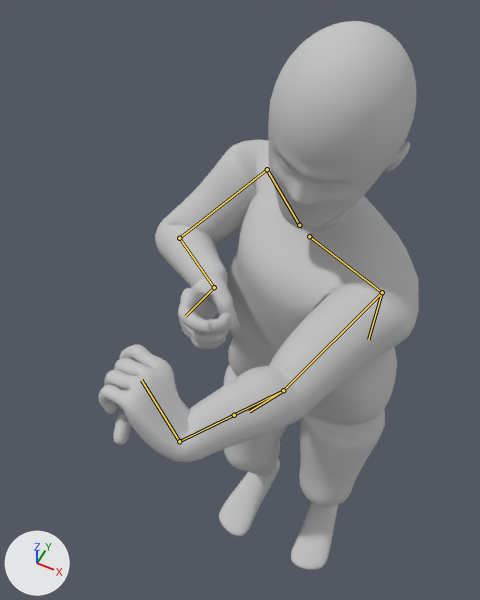
What one commit did to the Blender file character-base/characters/dwarf_blank/dwarf_blank.blend.
Camera for both pictures: a camera (50 mm lens) standing at (0.237, -0.792, 1.702) and looking at (-0.136, -0.047, 0.77). The lights are fixed; the arrows at lower left show +X, +Y and +Z. The picture after the commit comes second. Both versions are drawn at frame 28 of the action 'rifle_aim'; the numbers are the values there. The bones that change are drawn over the model as lines.

Names of what the first picture shows: 'Foot_L', 'Foot_R', 'Forearm_L', 'Forearm_R', 'Hand_L', 'Hand_R', 'Head', 'Pelvis', 'Thigh_L', 'Torso', 'UpperArm_L', 'UpperArm_R' and 4 more.
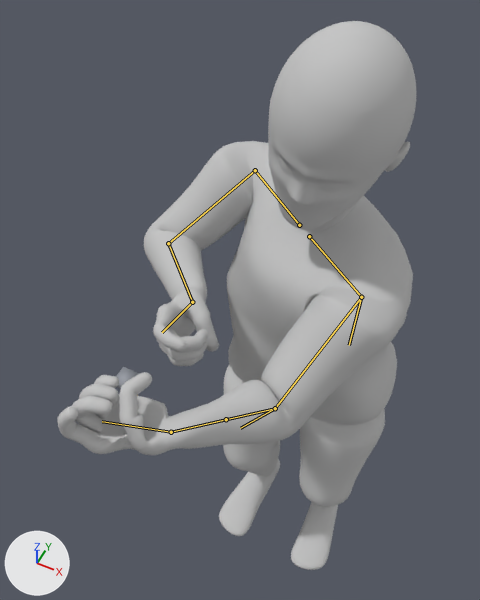
What differs and where, as boxes [x1, y1, x2, y2] in the pictures (480 x 600 px):
'Torso', posed
    before: [227, 142, 419, 393]
    after: [227, 144, 413, 393]
'UpperArm_L', posed (19% taller)
    before: [270, 283, 419, 417]
    after: [261, 276, 413, 435]
'Hand_L', posed (29% wider, 28% shorter)
    before: [98, 344, 190, 461]
    after: [57, 372, 176, 456]
'Forearm_L', posed (29% shorter)
    before: [177, 365, 304, 462]
    after: [168, 380, 293, 449]
'UpperArm_R', posed (10% wider)
    before: [157, 139, 268, 244]
    after: [146, 141, 268, 250]
'Hand_R', posed (6% wider)
    before: [178, 270, 240, 349]
    after: [153, 285, 219, 366]
'Forearm_R', posed (12% narrower, 13% taller)
    before: [155, 225, 227, 287]
    after: [144, 230, 207, 300]
bone 'clavicle_L', root to tip
    before: (309, 236) to (382, 292)
    after: (309, 236) to (361, 297)
bone 'upperarm_L', root to tip
    before: (382, 292) to (283, 390)
    after: (361, 297) to (275, 408)
bone 'forearm_L', root to tip
    before: (283, 390) to (179, 441)
    after: (275, 408) to (171, 432)
bone 'forearm_twist_L', root to tip
    before: (234, 415) to (179, 441)
    after: (226, 419) to (171, 432)
bone 'hand_L', root to tip
    before: (179, 441) to (141, 380)
    after: (171, 432) to (102, 421)
bone 'elbow_helper_L', root to tip
    before: (283, 390) to (249, 411)
    after: (275, 408) to (240, 428)
bone 'shoulder_helper_L', root to tip
    before: (382, 292) to (368, 339)
    after: (361, 297) to (349, 345)
bone 'clavicle_R', root to tip
    before: (299, 225) to (267, 169)
    after: (299, 225) to (255, 170)
bone 'upperarm_R', root to tip
    before: (267, 169) to (179, 238)
    after: (255, 170) to (168, 243)
bone 'forearm_R', root to tip
    before: (179, 238) to (214, 287)
    after: (168, 243) to (192, 302)
bone 'hand_R', root to tip
    before: (214, 287) to (185, 316)
    after: (192, 302) to (162, 332)

Edits to the bpy script that builds the scene:
```text
Change bone_clavicle_l:
    where bone_clavicle_l = bpy.data.objects['Rig'].pose.bones['clavicle_L']  # child of 'chest'
    bone_clavicle_l.rotation_quaternion: (1.0, 0.0, 0.0, 0.0) -> (0.991, 0.125, 0.013, 0.048)  # degrees (0, 0, 0) -> degrees (14, 1, 6)
Change bone_upperarm_l:
    where bone_upperarm_l = bpy.data.objects['Rig'].pose.bones['upperarm_L']  # child of 'clavicle_L'
    bone_upperarm_l.rotation_quaternion: (0.835, 0.491, -0.118, -0.217) -> (0.901, 0.322, -0.184, -0.226)  # degrees (61, 1, -29) -> degrees (42, -11, -32)
Change bone_forearm_l:
    where bone_forearm_l = bpy.data.objects['Rig'].pose.bones['forearm_L']  # child of 'upperarm_L'
    bone_forearm_l.rotation_quaternion: (0.992, 0.125, 0.0, 0.0) -> (0.924, 0.384, 0.0, 0.0)  # degrees (14, 0, 0) -> degrees (45, 0, 0)
Change bone_forearm_twist_l:
    where bone_forearm_twist_l = bpy.data.objects['Rig'].pose.bones['forearm_twist_L']  # child of 'forearm_L'
    bone_forearm_twist_l.rotation_quaternion: (0.989, 0.0, 0.146, 0.0) -> (0.855, 0.0, -0.519, 0.0)  # degrees (0, 17, 0) -> degrees (0, -63, 0)
Change bone_hand_l:
    where bone_hand_l = bpy.data.objects['Rig'].pose.bones['hand_L']  # child of 'forearm_L'
    bone_hand_l.rotation_quaternion: (0.742, 0.047, 0.223, 0.631) -> (0.429, 0.171, -0.827, -0.321)  # degrees (21, 16, 84) -> degrees (-58, -143, 44)
Change bone_elbow_helper_l:
    where bone_elbow_helper_l = bpy.data.objects['Rig'].pose.bones['elbow_helper_L']  # child of 'upperarm_L'
    bone_elbow_helper_l.rotation_quaternion: (0.998, 0.063, 0.0, 0.0) -> (0.981, 0.196, 0.0, 0.0)  # degrees (7, 0, 0) -> degrees (23, 0, 0)
Change bone_shoulder_helper_l:
    where bone_shoulder_helper_l = bpy.data.objects['Rig'].pose.bones['shoulder_helper_L']  # child of 'clavicle_L'
    bone_shoulder_helper_l.rotation_quaternion: (0.958, 0.256, -0.062, -0.113) -> (0.975, 0.165, -0.095, -0.116)  # degrees (30, -3, -14) -> degrees (20, -8, -15)
Change bone_clavicle_r:
    where bone_clavicle_r = bpy.data.objects['Rig'].pose.bones['clavicle_R']  # child of 'chest'
    bone_clavicle_r.rotation_quaternion: (1.0, 0.0, 0.0, 0.0) -> (0.997, 0.072, 0.014, -0.016)  # degrees (0, 0, 0) -> degrees (8, 2, -2)
Change bone_upperarm_r:
    where bone_upperarm_r = bpy.data.objects['Rig'].pose.bones['upperarm_R']  # child of 'clavicle_R'
    bone_upperarm_r.rotation_quaternion: (0.753, 0.463, -0.467, -0.014) -> (0.788, 0.443, -0.427, 0.004)  # degrees (79, -44, -39) -> degrees (71, -43, -30)
Change bone_forearm_r:
    where bone_forearm_r = bpy.data.objects['Rig'].pose.bones['forearm_R']  # child of 'upperarm_R'
    bone_forearm_r.rotation_quaternion: (0.722, 0.692, 0.0, 0.0) -> (0.783, 0.622, 0.0, 0.0)  # degrees (88, 0, 0) -> degrees (77, 0, 0)
Change bone_hand_r:
    where bone_hand_r = bpy.data.objects['Rig'].pose.bones['hand_R']  # child of 'forearm_R'
    bone_hand_r.rotation_quaternion: (0.795, -0.359, 0.439, 0.216) -> (0.801, -0.341, 0.465, 0.163)  # degrees (-47, 58, 3) -> degrees (-50, 59, -6)
```
